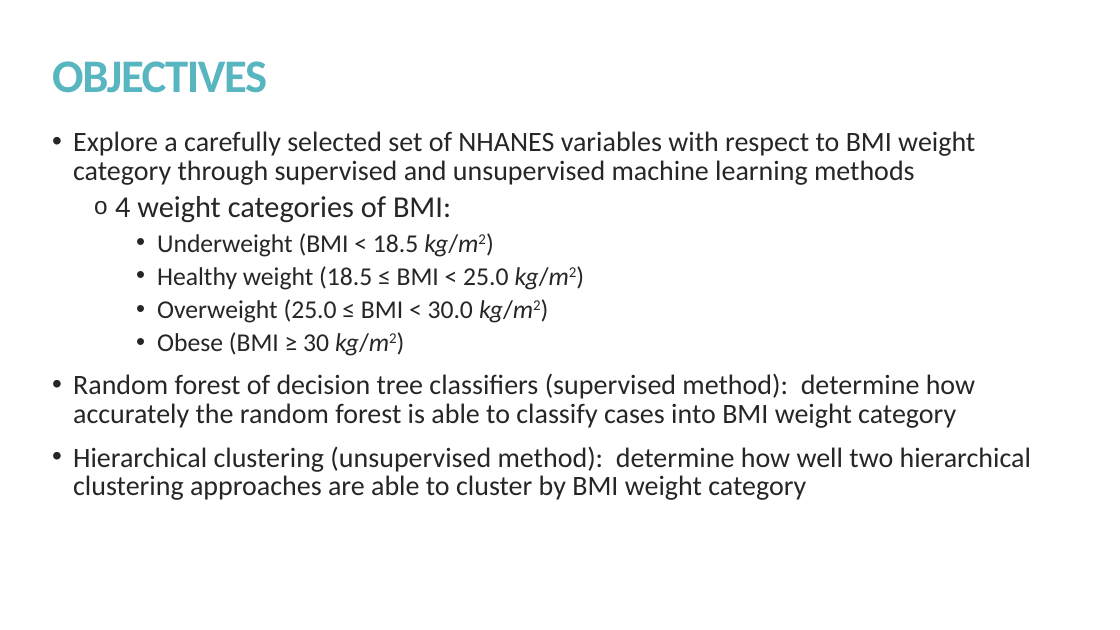
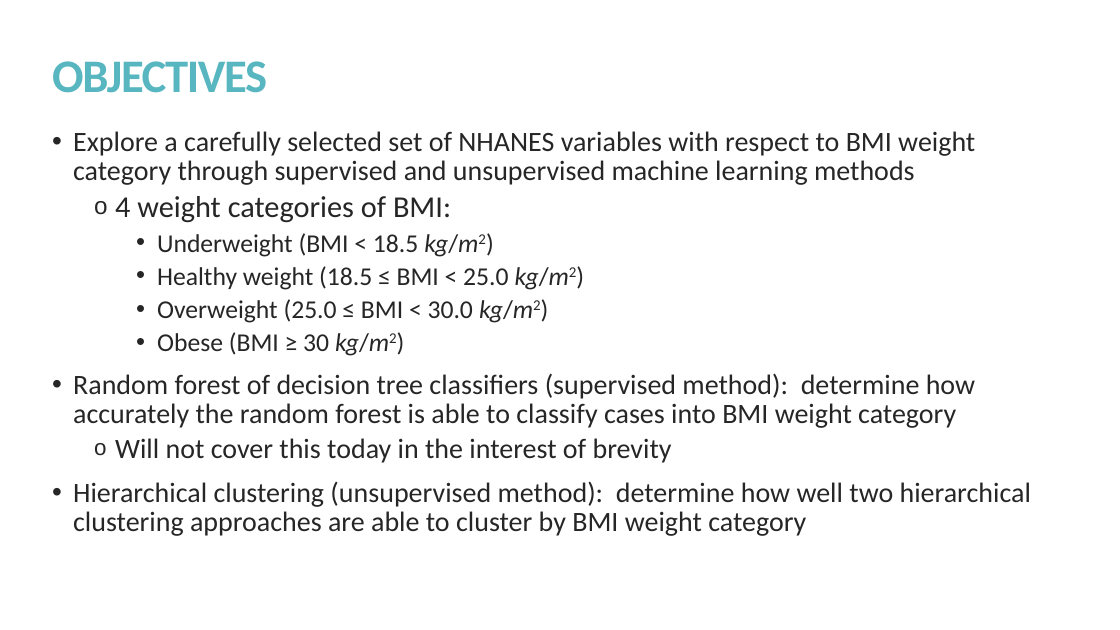
Before and after one commit to kmprioliPROF/CSC_8515_Final_Project, a slide deck: slide 4 of presentation/Prioli_presentation.pptx. Drawn at 1120x630 pixels with LibreOffice and Linux fonts; fonts in the diff are those of the drawing. Boxes give left, top, right and bottom in pixels: in the first picture for what was removed or moved away, otherwise in the second. Text is boxed around its words. In the diff, an @@ line names an element or a change of style, - is before the commit and + after.

```diff
--- a/presentation/Prioli_presentation.pptx
+++ b/presentation/Prioli_presentation.pptx
@@ text at <box>115,438,672,463</box>: paragraph added @@
+  o Will not cover this today in the interest of brevity
```
Also in this commit, not shown: 6 other slides changed, 3 slides added, 1 slide removed, 2 other files.
